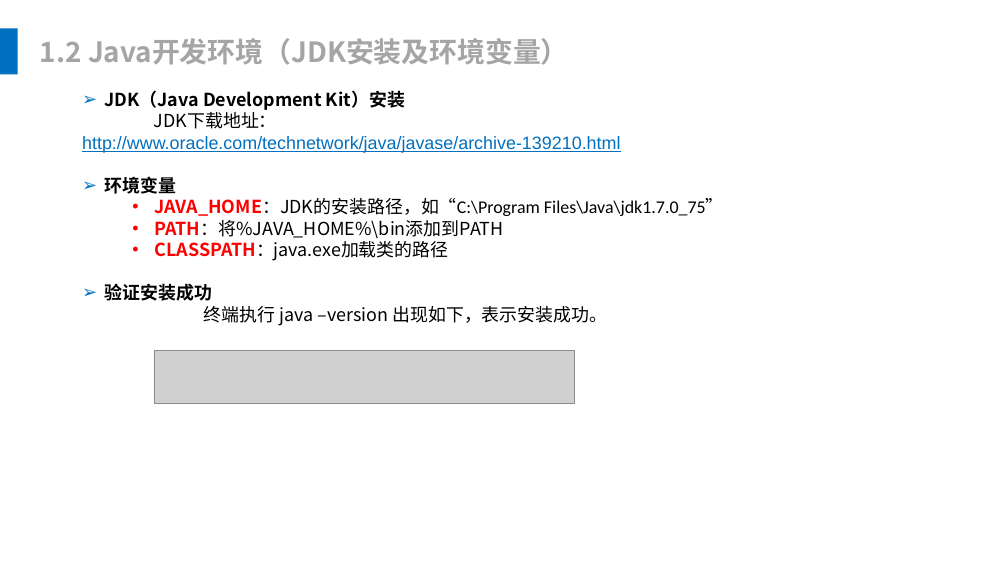
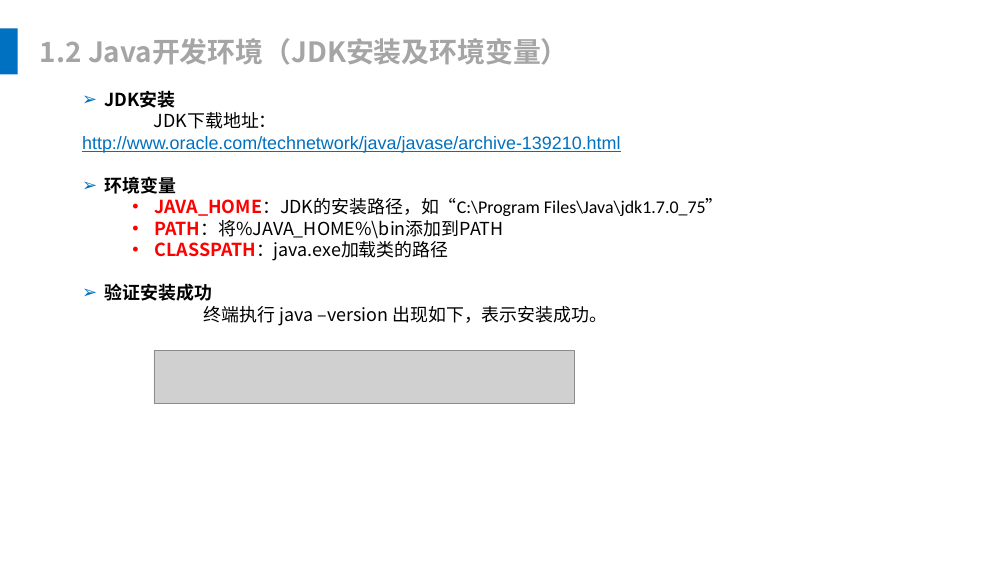
Before and after one commit to leonliu06/JavaTrainning, a slide deck: slide 5 of Java基础培训.pptx. Drawn at 1008x567 pixels with LibreOffice and Linux fonts; fonts in the diff are those of the drawing; grey boxes stand for pictures. Boxes give left, top, right and bottom in pixels: in the first picture for what was removed or moved away, otherwise in the second. Text is boxed around its words. In the diff, an @@ line names an element or a change of style, - is before the commit and + after.

```diff
--- a/Java基础培训.pptx
+++ b/Java基础培训.pptx
@@ text at box(105, 90, 176, 108): text changed @@
-➢ JDK（Java Development Kit）安装
+➢ JDK安装
```
Also in this commit, not shown: 10 other slides changed.
